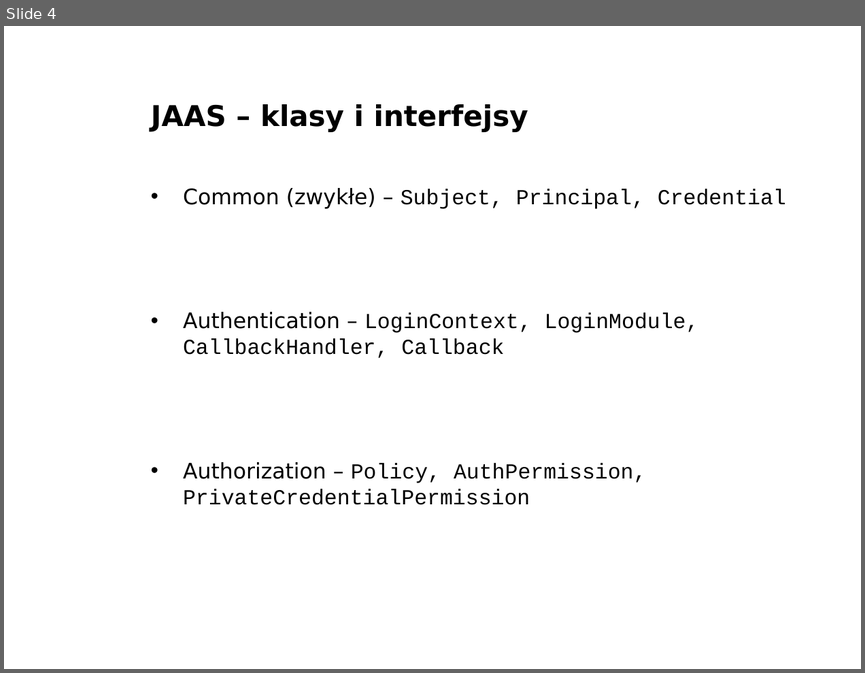
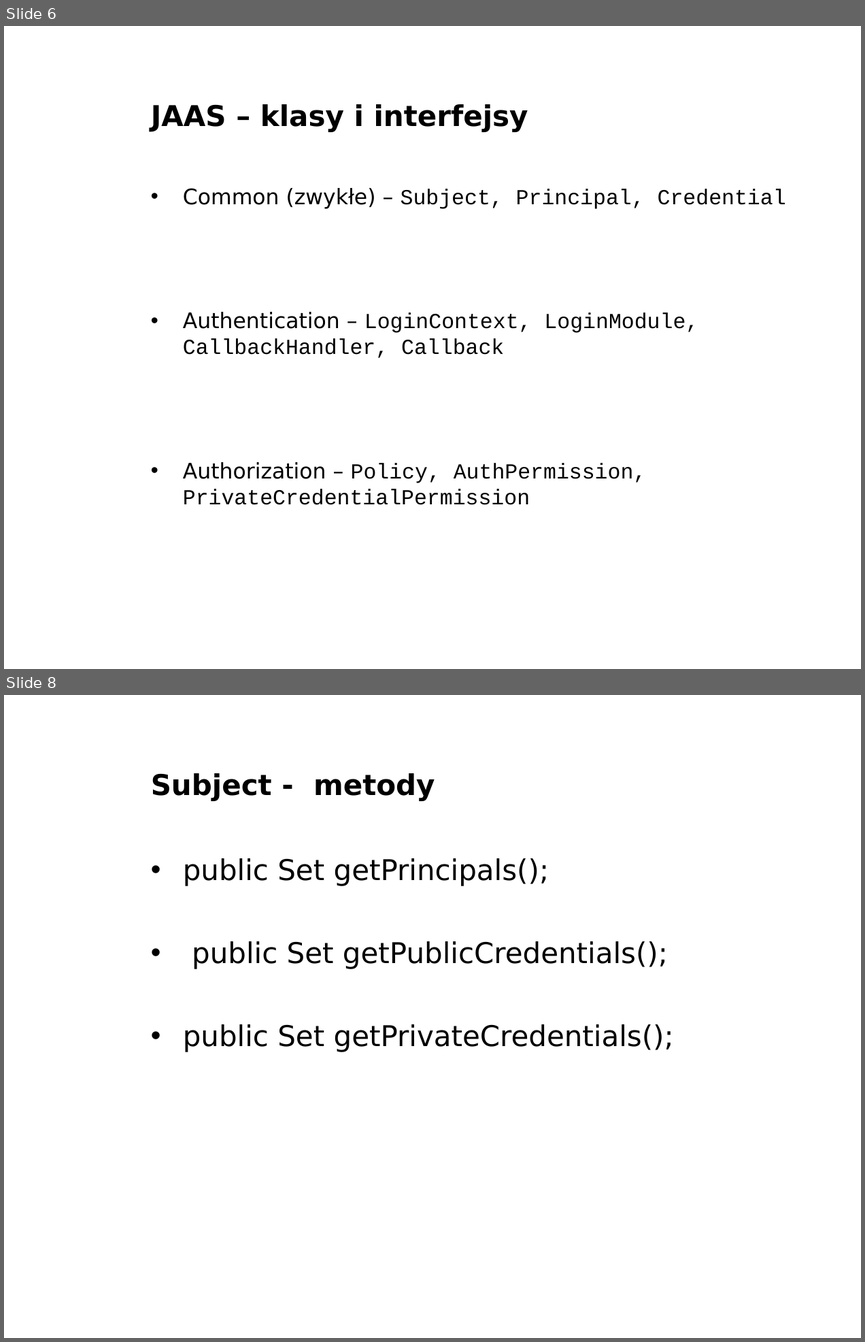
Before and after one commit to Sharku94/ZTI_JAAS, a slide deck: prezentacja/JAAS.ppt. Shown one above the other, each under a label of ours: slide 4 before the commit, slides 6 and 8 after it; the slides between them are not shown. The pictures are 865x673 and 865x1342 pixels, drawn with LibreOffice and Linux fonts; fonts in the diff are those of the drawing; background and template pictures are left out. Boxes give left, top, right and bottom in pixels: in the first picture for what was removed or moved away, otherwise in the second. Text is boxed around its words. In the diff, an @@ line names an element or a change of style, - is before the commit and + after.

```diff
--- a/prezentacja/JAAS.ppt
+++ b/prezentacja/JAAS.ppt
@@ slide 8 added at bbox=[4, 695, 861, 1338], background picture (left out) @@
@@ title added at bbox=[151, 773, 435, 801], 24 pt, text #000000, bold @@
+Subject - metody
@@ text added at bbox=[183, 858, 674, 1052], 24 pt, text #000000 @@
+• public Set getPrincipals();
+• public Set getPublicCredentials();
+• public Set getPrivateCredentials();
@@ what was slide 4 is now slide 6 @@
```
Also in this commit, not shown: 3 other slides changed, 15 other slides added, 1 slide removed.
